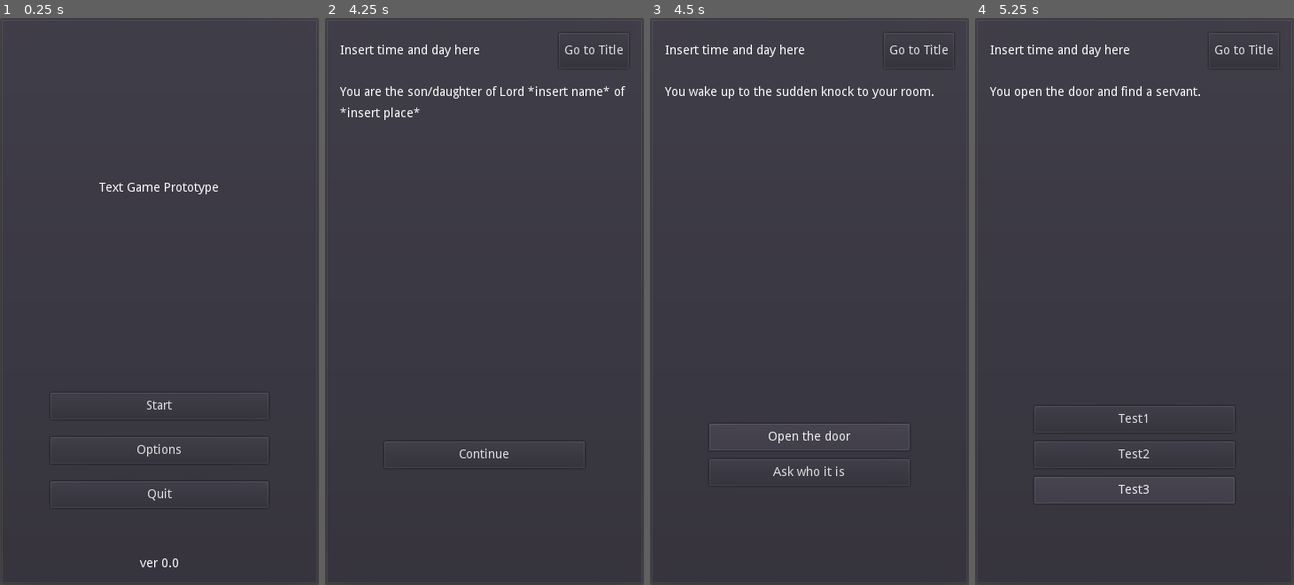
Above: before the commit, frames 1-4 (left to right).
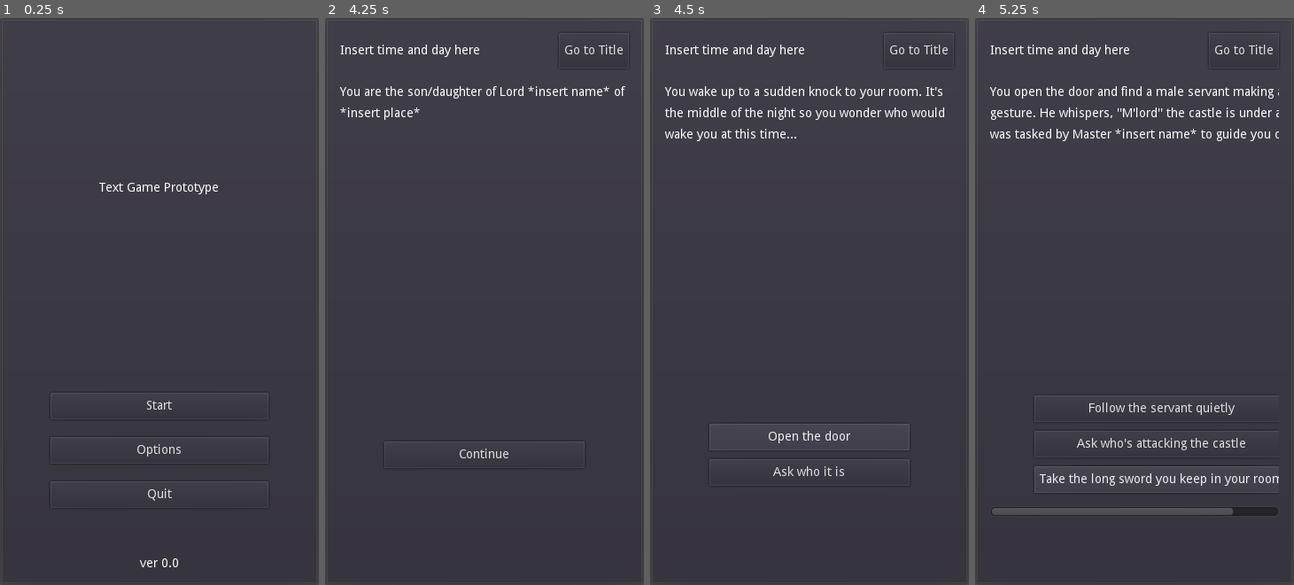
Above: after the commit, the same moments.

Repository: philipuriarte/A-Churchyard-of-Orphans
Game: Godot game, scene res://scenes/main.tscn
Same seed, same stepped clock (60 frames per second), same inputs: the game is played once before the commit and once after it.
Inputs:
- Up to frame 1 (0.25 s): no input
- Up to frame 2 (4.25 s): click "Start" at 0.5 s; click "Go to Title" at 1.25 s; click "Start" at 2 s; click "Go to Title" at 2.75 s; click "Start" at 3.5 s
- Up to frame 3 (4.5 s): click "Continue" at 4.25 s
- Up to frame 4 (5.25 s): click "Open the door" at 5 s

Frames 1-2 are identical in both runs. In frame 3, 1.4% of the frame differs, in the area x 4-93%, y 12-22%; in frame 4, 4.7%, in the area x 4-96%, y 12-88%.

Commit message:
Update content_dict.gd

Diff:
--- a/logic/content_dict.gd
+++ b/logic/content_dict.gd
@@ -15,7 +15,7 @@
 	},
 
 	"intro": {
-		"narr_text": "You wake up to the sudden knock to your room.",
+		"narr_text": "You wake up to a sudden knock to your room. It's the middle of the night so you wonder who would wake you at this time...",
 		"choices": {
 			1: {
 				"text": "Open the door",
@@ -29,35 +29,29 @@
 	},
 
 	"open_door": {
-		"narr_text": "You open the door and find a servant.",
+		"narr_text": 'You open the door and find a male servant making a hush gesture. He whispers, "M\'lord" the castle is under attack. I was tasked by Master *insert name* to guide you out.',
 		"choices": {
 			1: {
-				"text": "Test1"
+				"text": "Follow the servant quietly"
 			},
 			2: {
-				"text": "Test2"
+				"text": "Ask who's attacking the castle"
 			},
 			3: {
-				"text": "Test3"
+				"text": "Take the long sword you keep in your room"
 			}
 		}
 	},
 
 	"ask_who": {
-		"narr_text": "You ask who is it. A servant replies to you",
+		"narr_text": "You ask who is it. But you're replied with another knock.",
 		"choices": {
 			1: {
-				"text": "Test1"
+				"text": "Ask again"
 			},
 			2: {
-				"text": "Test2"
+				"text": "Open the door and prepare to defend yourself"
 			},
-			3: {
-				"text": "Test3"
-			},
-			4: {
-				"text": "Test4"
-			}
 		}
 	}
 
